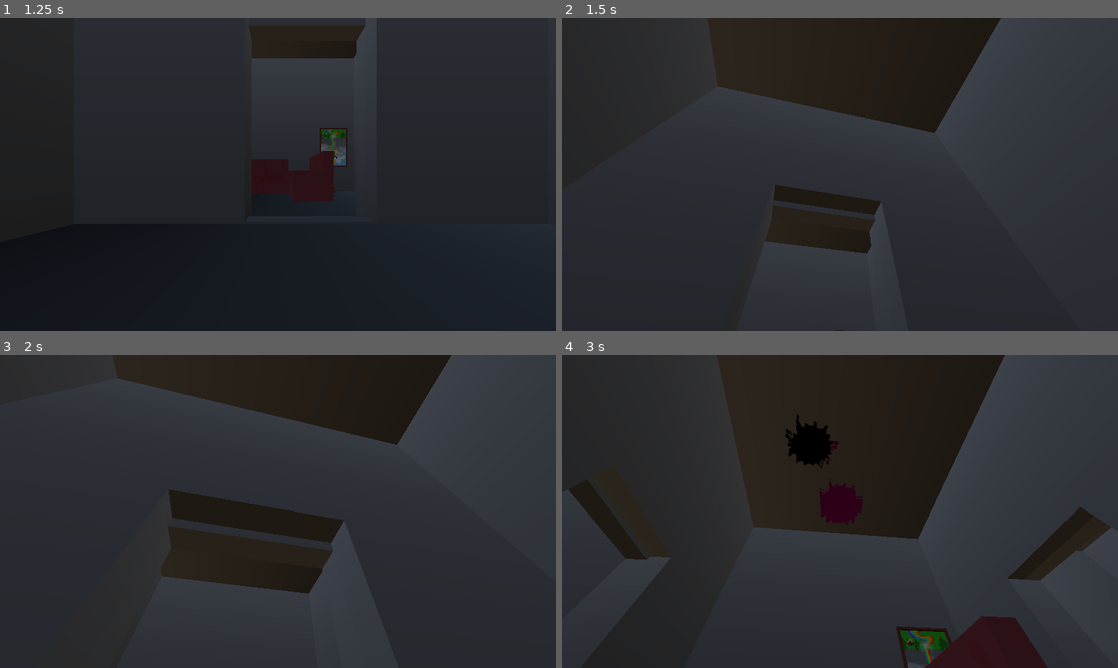
Above: before the commit, frames 1-4 (two rows, left to right).
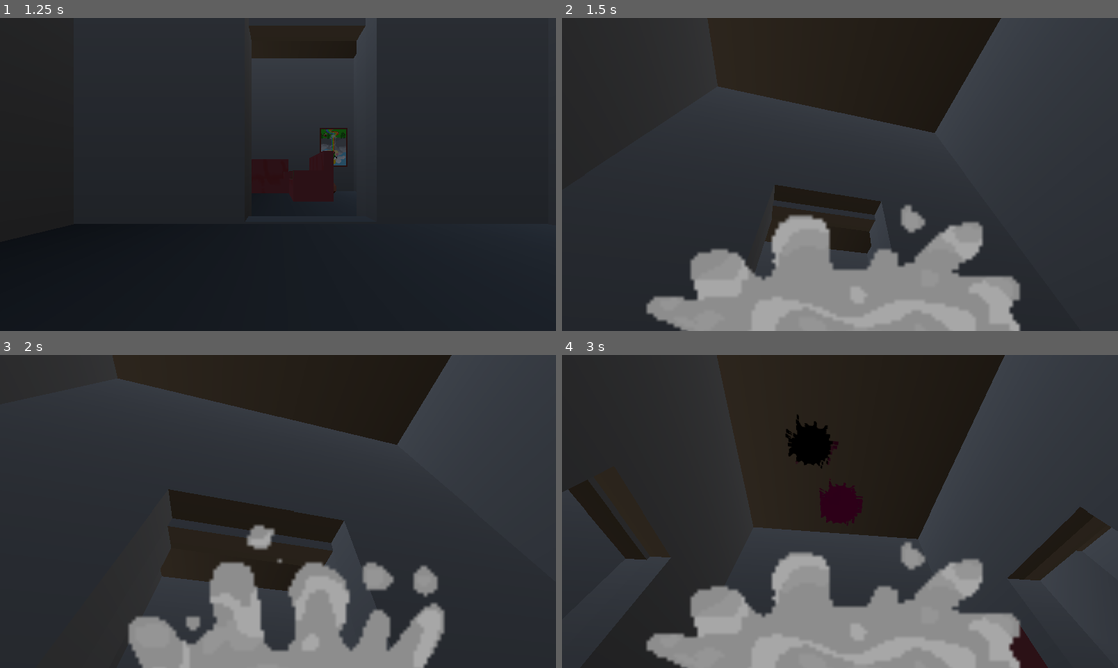
Above: after the commit, the same moments.

Repository: Tihusphere/Puke-Party
Game: Godot game, scene res://Scenes/Screens/title.tscn
Same seed, same stepped clock (60 frames per second), same inputs: the game is played once before the commit and once after it.
Inputs (mouse positions are in pixels of both pictures, inside the frame that each line leads up to):
- Up to frame 1 (1.25 s): click "PLAY" at 0.5 s
- Up to frame 2 (1.5 s): tap Enter at 1.25 s; move the mouse to (867, 174) at 1.27 s; press the mouse at (867, 174) at 1.28 s; hold W (forward) from 1.28 s (still down)
- Up to frame 3 (2 s): keep holding W (forward); tap Space (jump) at 1.52 s
- Up to frame 4 (3 s): keep holding W (forward); move the mouse to (812, 511) at 2.02 s; release the mouse at (812, 511) at 2.03 s; tap Ctrl (crawl) at 2.1 s; tap Space (jump) at 2.27 s; click (812, 511) at 2.3 s; move the mouse to (851, 505) at 2.77 s; press the mouse at (851, 505) at 2.78 s

Frame 1 is identical in both runs. In frame 2, 16% of the frame differs, in the area x 15-83%, y 59-100%; in frame 3, 12%; in frame 4, 16%.

Commit message:
Add vomit animation

Diff:
--- a/Scenes/Rooms/side_room.tscn
+++ b/Scenes/Rooms/side_room.tscn
@@ -71,9 +71,6 @@
 transform = Transform3D(200, 0, 0, 0, -8.74228e-06, 200, 0, -200, -8.74228e-06, 0, 7.23116, 0)
 shape = SubResource("ConcavePolygonShape3D_885i0")
 
-[node name="PickUp" parent="StaticBody3D" unique_id=1000235748 instance=ExtResource("3_kb42w")]
-transform = Transform3D(1, 0, 0, 0, 1, 0, 0, 0, 1, 0, 8.599999, 0)
-
 [node name="Objects" type="Node3D" parent="." unique_id=1538105632]
 
 [node name="Table" parent="Objects" unique_id=1006557224 instance=ExtResource("3_bm72u")]
@@ -103,4 +100,7 @@
 [node name="Painting2" parent="Objects" unique_id=1866446004 instance=ExtResource("5_cjpyk")]
 transform = Transform3D(-1, 1.8032225e-14, 8.742278e-08, 8.742278e-08, 4.371139e-08, 1, 0, 1, -4.371139e-08, -0.10000014, 6.2000003, -6.9000006)
 
+[node name="PickUp" parent="." unique_id=1000235748 instance=ExtResource("3_kb42w")]
+transform = Transform3D(0.5, 0, 0, 0, 0.5, 0, 0, 0, 0.5, -0.099999905, 0.6311604, 3.1)
+
 [connection signal="input_event" from="StaticBody3D" to="StaticBody3D" method="_on_input_event"]
--- a/Scenes/player_controller.tscn
+++ b/Scenes/player_controller.tscn
@@ -2,6 +2,10 @@
 
 [ext_resource type="Script" uid="uid://bbsnmhvcs31ke" path="res://Scripts/Player/player_controller.gd" id="1_5ur5x"]
 [ext_resource type="Script" uid="uid://bd4gn51py8f2a" path="res://Scripts/Player/camera_controller.gd" id="2_dl1v4"]
+[ext_resource type="Texture2D" uid="uid://dnwnilmjgw06v" path="res://textures/Vomit/Minijam_VomitPOV_Startup.png" id="3_1esxm"]
+[ext_resource type="Script" uid="uid://b63a8c3fnx0o7" path="res://Scripts/Player/animation_controller.gd" id="3_3b8x7"]
+[ext_resource type="Texture2D" uid="uid://2fhidg13nhpi" path="res://textures/Vomit/Minijam_VomitPOV_Stopping.png" id="4_3b8x7"]
+[ext_resource type="Texture2D" uid="uid://5hlj14g30iwu" path="res://textures/Vomit/Minijam_VomitPOV_Vomiting.png" id="5_53kst"]
 
 [sub_resource type="CapsuleShape3D" id="CapsuleShape3D_5ur5x"]
 
@@ -9,6 +13,92 @@
 height = 1.25
 
 [sub_resource type="CapsuleMesh" id="CapsuleMesh_g4v7s"]
+
+[sub_resource type="AtlasTexture" id="AtlasTexture_iy555"]
+atlas = ExtResource("3_1esxm")
+region = Rect2(0, 0, 128, 128)
+
+[sub_resource type="AtlasTexture" id="AtlasTexture_1cmmd"]
+atlas = ExtResource("3_1esxm")
+region = Rect2(128, 0, 128, 128)
+
+[sub_resource type="AtlasTexture" id="AtlasTexture_4jfj4"]
+atlas = ExtResource("3_1esxm")
+region = Rect2(256, 0, 128, 128)
+
+[sub_resource type="AtlasTexture" id="AtlasTexture_uv5gm"]
+atlas = ExtResource("4_3b8x7")
+region = Rect2(0, 0, 128, 128)
+
+[sub_resource type="AtlasTexture" id="AtlasTexture_ighb3"]
+atlas = ExtResource("4_3b8x7")
+region = Rect2(128, 0, 128, 128)
+
+[sub_resource type="AtlasTexture" id="AtlasTexture_aejhh"]
+atlas = ExtResource("4_3b8x7")
+region = Rect2(256, 0, 128, 128)
+
+[sub_resource type="AtlasTexture" id="AtlasTexture_37oox"]
+atlas = ExtResource("5_53kst")
+region = Rect2(0, 0, 128, 128)
+
+[sub_resource type="AtlasTexture" id="AtlasTexture_raf36"]
+atlas = ExtResource("5_53kst")
+region = Rect2(128, 0, 128, 128)
+
+[sub_resource type="AtlasTexture" id="AtlasTexture_e7xru"]
+atlas = ExtResource("5_53kst")
+region = Rect2(256, 0, 128, 128)
+
+[sub_resource type="SpriteFrames" id="SpriteFrames_g4v7s"]
+animations = [{
+"frames": [],
+"loop": 1,
+"name": &"default",
+"speed": 5.0
+}, {
+"frames": [{
+"duration": 0.5,
+"texture": SubResource("AtlasTexture_iy555")
+}, {
+"duration": 0.5,
+"texture": SubResource("AtlasTexture_1cmmd")
+}, {
+"duration": 0.5,
+"texture": SubResource("AtlasTexture_4jfj4")
+}],
+"loop": 0,
+"name": &"starting",
+"speed": 5.0
+}, {
+"frames": [{
+"duration": 0.5,
+"texture": SubResource("AtlasTexture_uv5gm")
+}, {
+"duration": 0.5,
+"texture": SubResource("AtlasTexture_ighb3")
+}, {
+"duration": 0.5,
+"texture": SubResource("AtlasTexture_aejhh")
+}],
+"loop": 0,
+"name": &"stopping",
+"speed": 5.0
+}, {
+"frames": [{
+"duration": 0.5,
+"texture": SubResource("AtlasTexture_37oox")
+}, {
+"duration": 0.5,
+"texture": SubResource("AtlasTexture_raf36")
+}, {
+"duration": 0.5,
+"texture": SubResource("AtlasTexture_e7xru")
+}],
+"loop": 1,
+"name": &"vomiting",
+"speed": 5.0
+}]
 
 [sub_resource type="Animation" id="Animation_bnokr"]
 resource_name = "CrawlingToStanding"
@@ -87,6 +177,13 @@
 script = ExtResource("2_dl1v4")
 camera = NodePath("Camera3D")
 
+[node name="AnimationController" type="Node3D" parent="CameraController" unique_id=26042175]
+script = ExtResource("3_3b8x7")
+
+[node name="AnimatedSprite3D" type="AnimatedSprite3D" parent="CameraController/AnimationController" unique_id=1396992628]
+transform = Transform3D(1, 0, 0, 0, 1, 0, 0, 0, 1, 0, 0.4, -0.60090387)
+sprite_frames = SubResource("SpriteFrames_g4v7s")
+
 [node name="Camera3D" type="Camera3D" parent="CameraController" unique_id=717096555]
 
 [node name="AnimationPlayer" type="AnimationPlayer" parent="." unique_id=1403234588]
--- /dev/null
+++ b/Scripts/Player/animation_controller.gd
@@ -0,0 +1,23 @@
+extends Node3D
+
+@onready var anim: AnimatedSprite3D = $AnimatedSprite3D
+
+const START_Y: float = -0.25
+const ANIM_Y: float = -0.75
+
+var full: bool = true # temporary variable for ammon
+
+func _ready() -> void:
+	anim.set_animation("default	")
+
+func _input(_event: InputEvent) -> void:
+	if full:
+		if Input.is_action_just_pressed("shoot"):
+			anim.play("starting")
+			position.y = START_Y
+		if Input.is_action_pressed("shoot") and not anim.is_playing():
+			anim.play("vomiting")
+			position.y = ANIM_Y
+		if Input.is_action_just_released("shoot"):
+			anim.play("stopping")
+			position.y = ANIM_Y
Not shown, added: Scripts/Player/animation_controller.gd.uid
Binary file added: textures/Vomit/MinijamVomitSpreadsheet.png
Not shown, added: textures/Vomit/MinijamVomitSpreadsheet.png.import
Binary file added: textures/Vomit/Minijam_VomitPOV_Startup.png
Not shown, added: textures/Vomit/Minijam_VomitPOV_Startup.png.import
Binary file added: textures/Vomit/Minijam_VomitPOV_Stopping.png
Not shown, added: textures/Vomit/Minijam_VomitPOV_Stopping.png.import
Binary file added: textures/Vomit/Minijam_VomitPOV_Vomiting.png
Not shown, added: textures/Vomit/Minijam_VomitPOV_Vomiting.png.import
